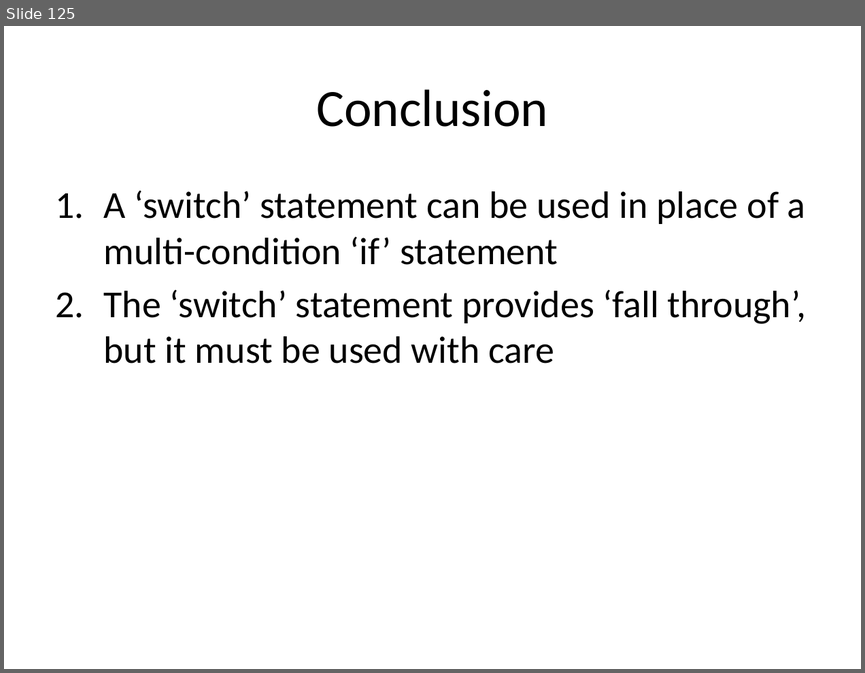
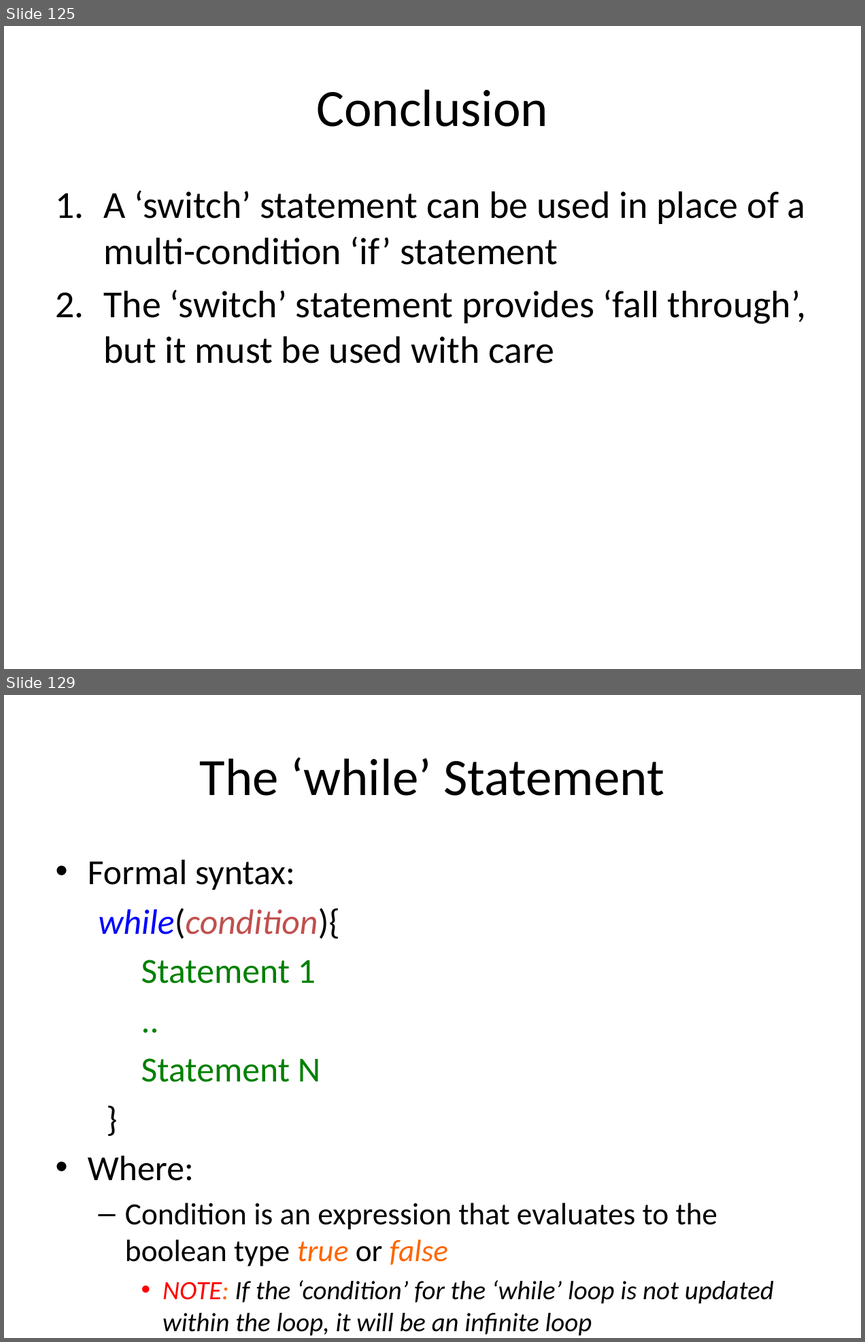
Before and after one commit to xiliax/web-programming-fundamentals, a slide deck: docs/learn-computer-programming.pptx. Shown one above the other, each under a label of ours: slide 125 before the commit, slides 125 and 129 after it; the slides between them are not shown. The pictures are 865x673 and 865x1342 pixels, drawn with LibreOffice and Linux fonts; fonts in the diff are those of the drawing. Boxes give left, top, right and bottom in pixels: in the first picture for what was removed or moved away, otherwise in the second. Text is boxed around its words. In the diff, an @@ line names an element or a change of style, - is before the commit and + after.

```diff
--- a/docs/learn-computer-programming.pptx
+++ b/docs/learn-computer-programming.pptx
@@ slide 129 added at [4, 695, 861, 1338], background #FFFFFF @@
@@ title added at [200, 757, 664, 796], 44 pt, text #000000 @@
+The ‘while’ Statement
@@ text added at [88, 860, 774, 1336], 22.2 pt, text #000000, italic @@
+• Formal syntax:
+while(condition){
+Statement 1
+..
+Statement N
+}
+• Where:
+  – Condition is an expression that evaluates to the boolean type true or false
+    • NOTE: If the ‘condition’ for the ‘while’ loop is not updated within the loop, it will be an infinite loop
```
Also in this commit, not shown: 17 other slides added, 26 other files.
